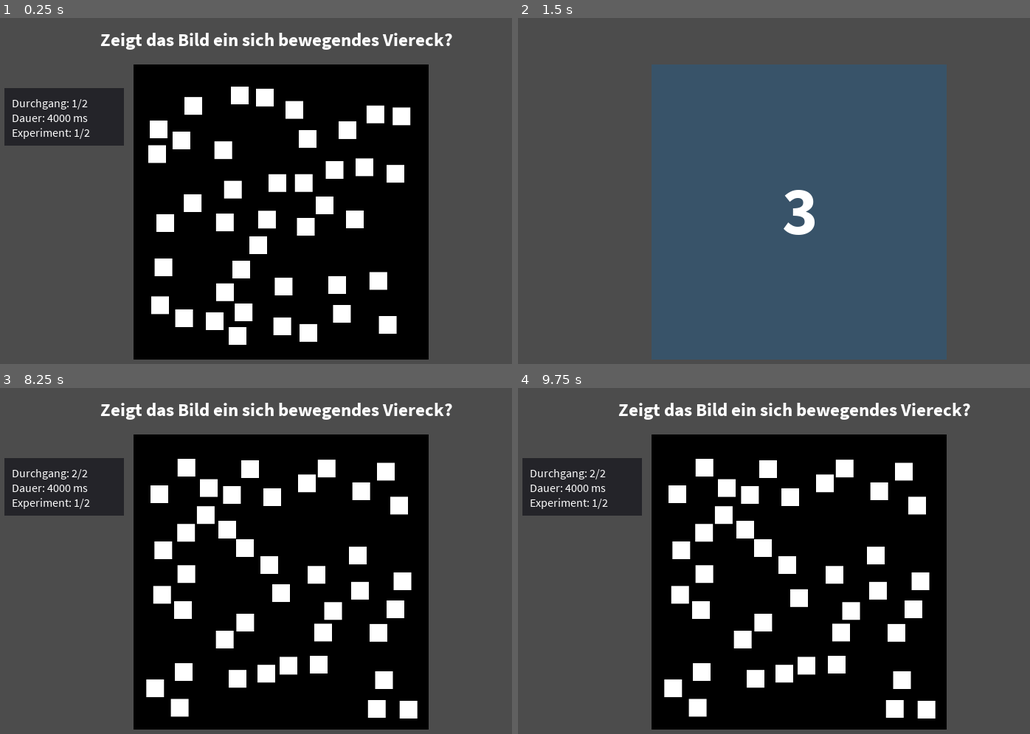
Above: before the commit, frames 1-4 (two rows, left to right).
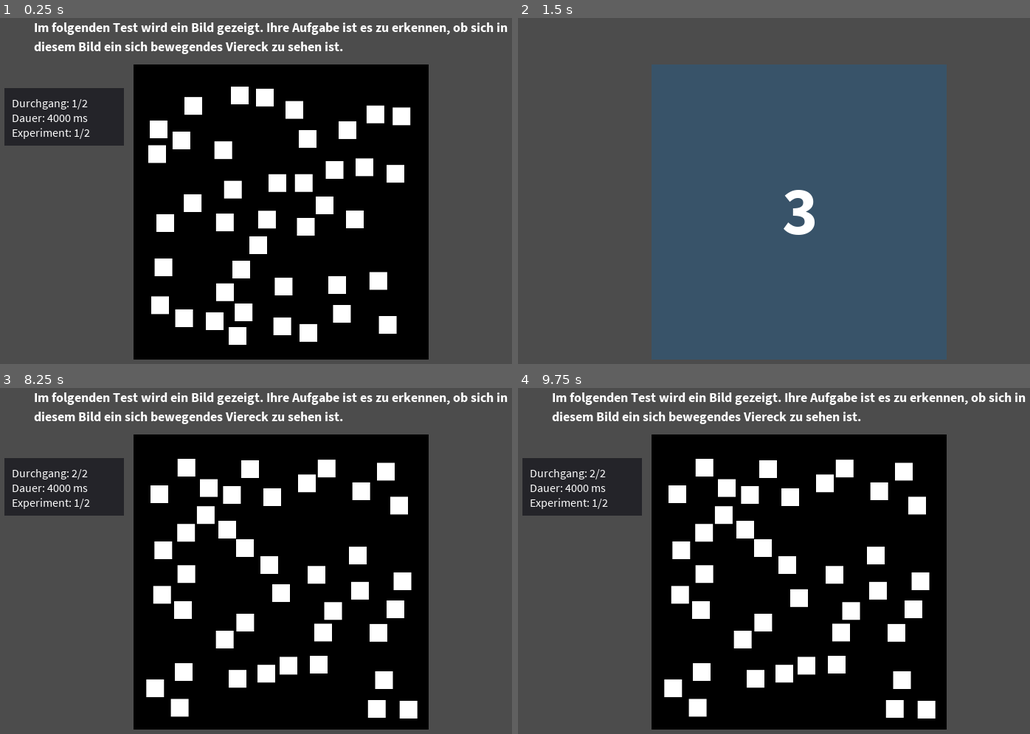
Above: after the commit, the same moments.

Repository: nevs-devs/preattentiv
Game: Godot game, scene res://Main.tscn
Same seed, same stepped clock (60 frames per second), same inputs: the game is played once before the commit and once after it.
Inputs:
- Up to frame 1 (0.25 s): no input
- Up to frame 2 (1.5 s): tap Enter (ui_accept) at 0.5, 0.77, 1.25 s
- Up to frame 3 (8.25 s): tap Enter (ui_accept) at 1.52, 2, 2.75, 3.02, 3.5, 3.77, 4.25, 4.52, 6.02, 6.77, 7.52 s; click "Ja" at 8 s
- Up to frame 4 (9.75 s): no input

The runs differ from the first frame. In frame 1, 3.1% of the frame differs, in the area x 6-100%, y 1-11%; in frame 2, nothing differs; in frame 3, 3.1%; in frame 4, 3.1%.

Commit message:
added explanation text

Diff:
--- a/Explanation.tscn
+++ b/Explanation.tscn
@@ -4,7 +4,7 @@
 [ext_resource path="res://res/font/SourceSansPro-Bold.ttf" type="DynamicFontData" id=2]
 
 [sub_resource type="DynamicFont" id=1]
-size = 25
+size = 18
 font_data = ExtResource( 2 )
 
 [sub_resource type="DynamicFont" id=2]
@@ -13,13 +13,14 @@
 [node name="Explanation" type="Node2D"]
 
 [node name="Label" type="Label" parent="."]
-margin_left = 300.0
-margin_top = 50.0
-margin_right = 488.0
-margin_bottom = 82.0
+margin_left = 65.0
+margin_top = 38.0
+margin_right = 755.0
+margin_bottom = 131.0
 grow_horizontal = 2
 custom_fonts/font = SubResource( 1 )
 text = "Beschreibungstext"
+autowrap = true
 __meta__ = {
 "_edit_use_anchors_": false
 }
--- a/Main.gd
+++ b/Main.gd
@@ -38,8 +38,21 @@
 
 func setup_experiments():
 	EXPERIMENTS = [
-		Experiment.new("motion", ["size1"], 40, "Zeigt das Bild ein sich bewegendes Viereck?", "Gab es ein sich bewegendes Viereck?"),
-		Experiment.new("red_circle", ["blue_circle"], 40, "Zeigt das Bild einen roten Punkt?", "Gab es einen roten Punkt?")
+		Experiment.new(
+			"motion",
+			["size1"],
+			40,
+			"Im folgenden Test wird ein Bild gezeigt. Ihre Aufgabe ist es zu erkennen, " +
+			"ob sich in diesem Bild ein sich bewegendes Viereck zu sehen ist.",
+			"Gab es ein sich bewegendes Viereck?"
+		),
+		Experiment.new(
+			"red_circle",
+			["blue_circle"],
+			40,
+			"Im folgenden Test wird ein Bild gezeigt. Ihre Aufgabe ist es zu erkennen, ob " +
+			"sich in diesem Bild ein roter Punkt befindet.",
+			"Gab es einen roten Punkt?")
 	]
 
 func _ready():
